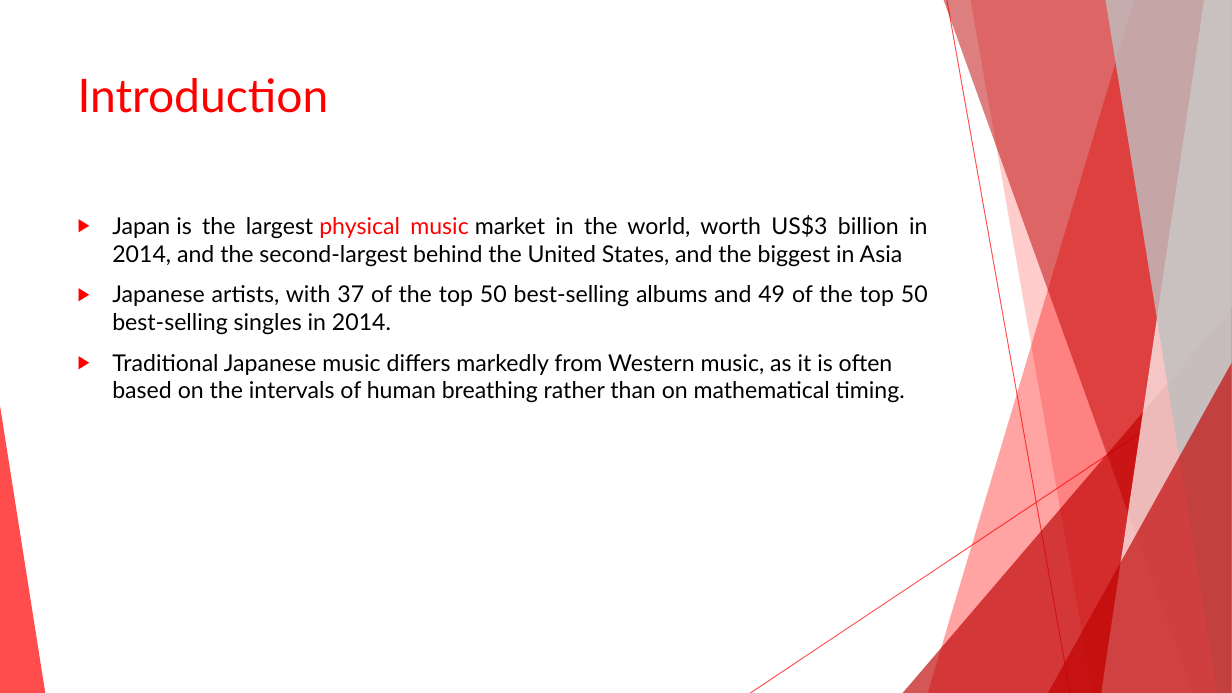
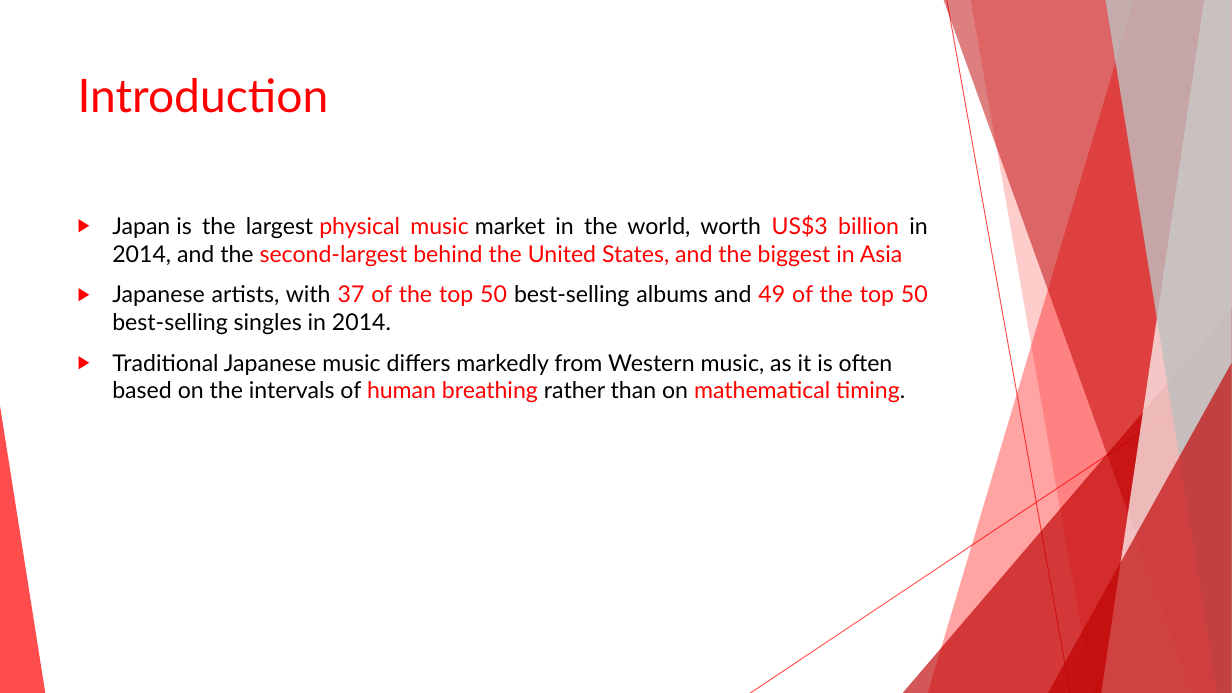
Before and after one commit to Arpan1997/hello-world, a slide deck: slide 3 of Arpan_Japan (1).pptx. Drawn at 1232x693 pixels with LibreOffice and Linux fonts; fonts in the diff are those of the drawing. Boxes give left, top, right and bottom in pixels: in the first picture for what was removed or moved away, otherwise in the second. Text is boxed around its words. In the diff, an @@ line names an element or a change of style, - is before the commit and + after.

```diff
--- a/Arpan_Japan (1).pptx
+++ b/Arpan_Japan (1).pptx
@@ text "Japan is the largest physical ..." at [112, 215, 928, 403]: text colour #000000 to #FF0000 in "US$3 billion second-largest behind the United States, ...", "37 of the top 50 49 of ...", "human breathing mathematical timing." @@
```
Also in this commit, not shown: 1 other slide changed, 1 slide added.
